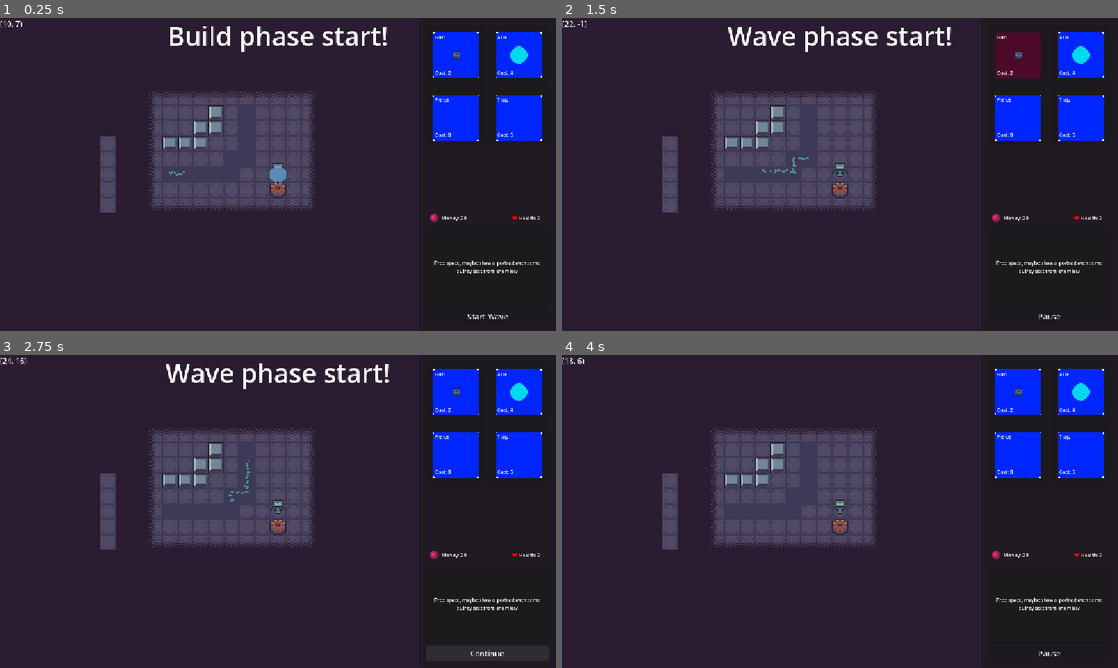
Above: before the commit, frames 1-4 (two rows, left to right).
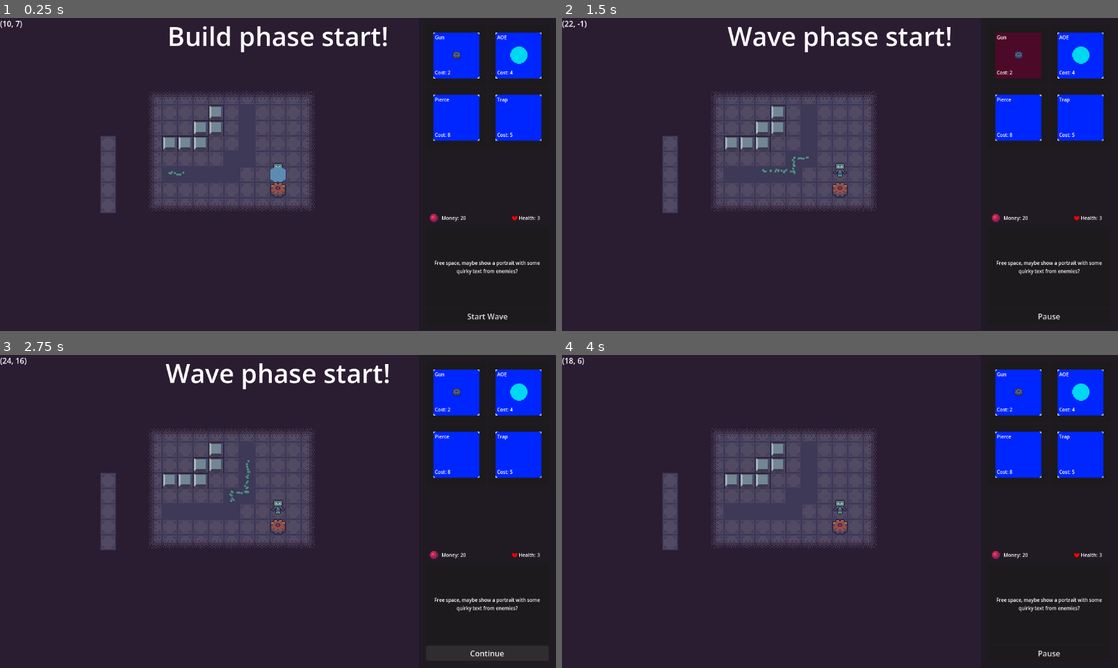
Above: after the commit, the same moments.

Repository: aughckt/spin-to-win
Game: Godot game, scene res://structure/level_manager.tscn
Two runs of this game, one before a commit and one after it. Both use one fixed random seed, a clock stepped at 60 frames per second and the inputs below. The engine's default icon, where the game draws it, is replaced by a stand-in: a white triangle on a blue panel in a dark square.
Inputs (mouse positions are in pixels of both pictures, inside the frame that each line leads up to):
- Up to frame 1 (0.25 s): no input
- Up to frame 2 (1.5 s): click "Start Wave" at 0.5 s; click (1017, 55) at 1.27 s
- Up to frame 3 (2.75 s): click "Pause" at 2 s
- Up to frame 4 (4 s): click "Continue" at 2.75 s; move the mouse to (962, 495) at 3.52 s; hold D (right) from 3.53 s (still down); hold E (interact) from 3.53 s (still down); click (962, 495) at 3.67 s

The runs differ from the first frame. In frame 1, 2.3% of the frame differs, in the area x 0-98%, y 0-97%; in frame 2, 2.3%; in frame 3, 2.4%; in frame 4, 1.8%.

Commit message:
remove gear sound

Diff:
--- a/environment/environment.gd
+++ b/environment/environment.gd
@@ -20,6 +20,7 @@
 
 @export var gear_turn_sound: Sound
 @export var place_sound: Sound
+@export var remove_sound: Sound
 
 var tower_data: TowerData = null
 
@@ -276,6 +277,7 @@
 		return
 	tile_to_visual[tile].remove()
 	tile_to_visual.erase(tile)
+	SoundBus.play_sound(remove_sound)
 
 	if old_set.gears.size() == 1:
 		#refund budget
@@ -480,6 +482,7 @@
 
 func remove_tower(tile: Vector2i) -> void:
 	var tower: GenericTower = tile_to_tower.get(tile)
+	SoundBus.play_sound(remove_sound)
 	if tile == null:
 		return
 
--- a/environment/environment.tscn
+++ b/environment/environment.tscn
@@ -19,11 +19,19 @@
 [sub_resource type="Resource" id="Resource_g6k8r"]
 script = ExtResource("2_gewoo")
 stream = ExtResource("3_ypa7m")
+volume_linear = 0.5
 metadata/_custom_type_script = "uid://ce8myo2y6rl0p"
 
 [sub_resource type="Resource" id="Resource_gewoo"]
 script = ExtResource("2_gewoo")
 stream = ExtResource("3_nsn85")
+metadata/_custom_type_script = "uid://ce8myo2y6rl0p"
+
+[sub_resource type="Resource" id="Resource_nsn85"]
+script = ExtResource("2_gewoo")
+stream = ExtResource("3_nsn85")
+volume_linear = 0.5
+pitch_scale = 0.5
 metadata/_custom_type_script = "uid://ce8myo2y6rl0p"
 
 [sub_resource type="TileSetAtlasSource" id="TileSetAtlasSource_nmo3v"]
@@ -218,6 +226,7 @@
 build_visual = NodePath("BuildVisual")
 gear_turn_sound = SubResource("Resource_g6k8r")
 place_sound = SubResource("Resource_gewoo")
+remove_sound = SubResource("Resource_nsn85")
 hud_layer = NodePath("HUD")
 
 [node name="UndergroundGears" type="Node2D" parent="." unique_id=146573048]
--- a/project.godot
+++ b/project.godot
@@ -29,8 +29,7 @@
 
 [display]
 
-window/stretch/mode="canvas_items"
-window/stretch/aspect="expand"
+window/stretch/mode="viewport"
 
 [input]
 
